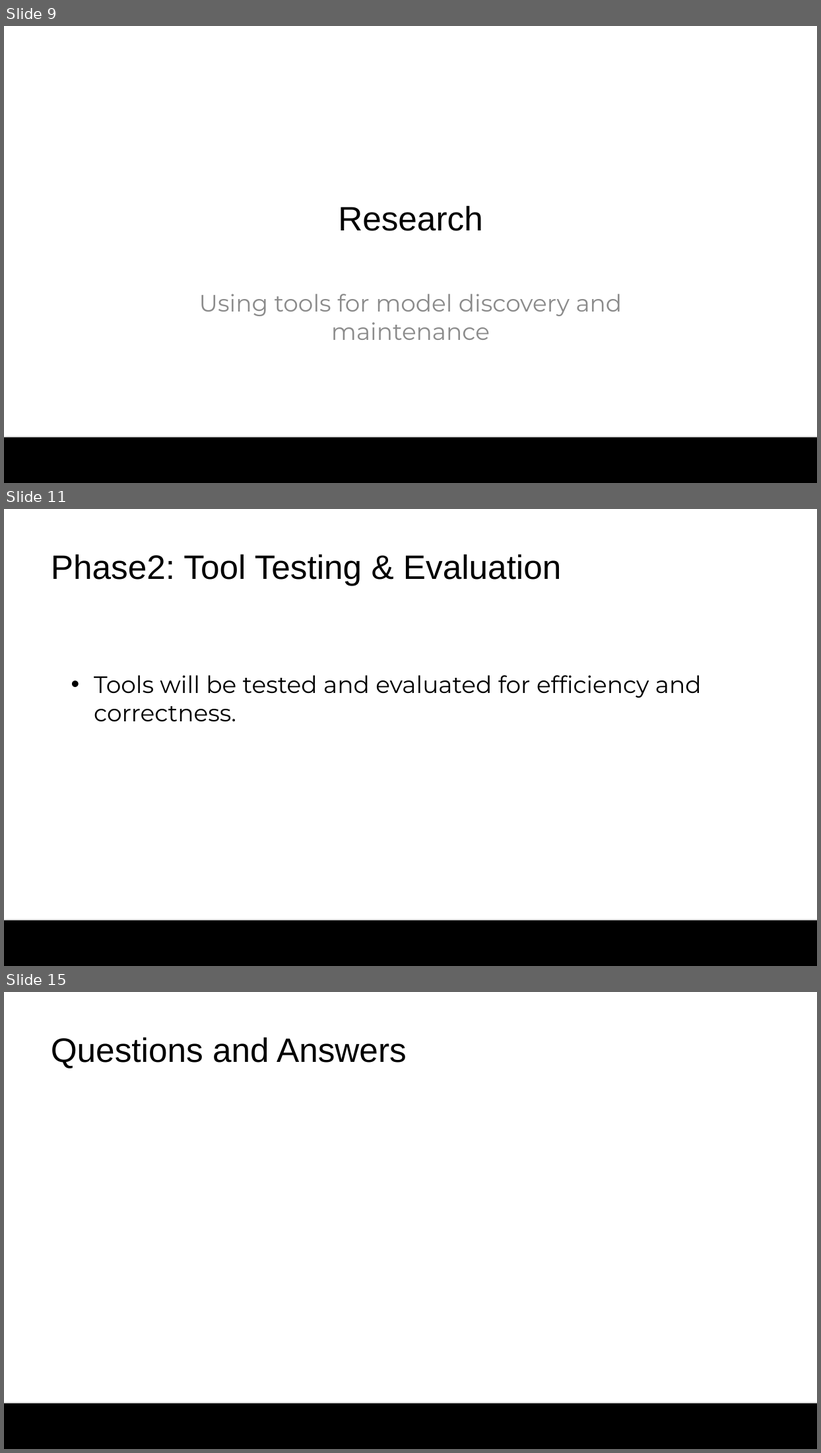
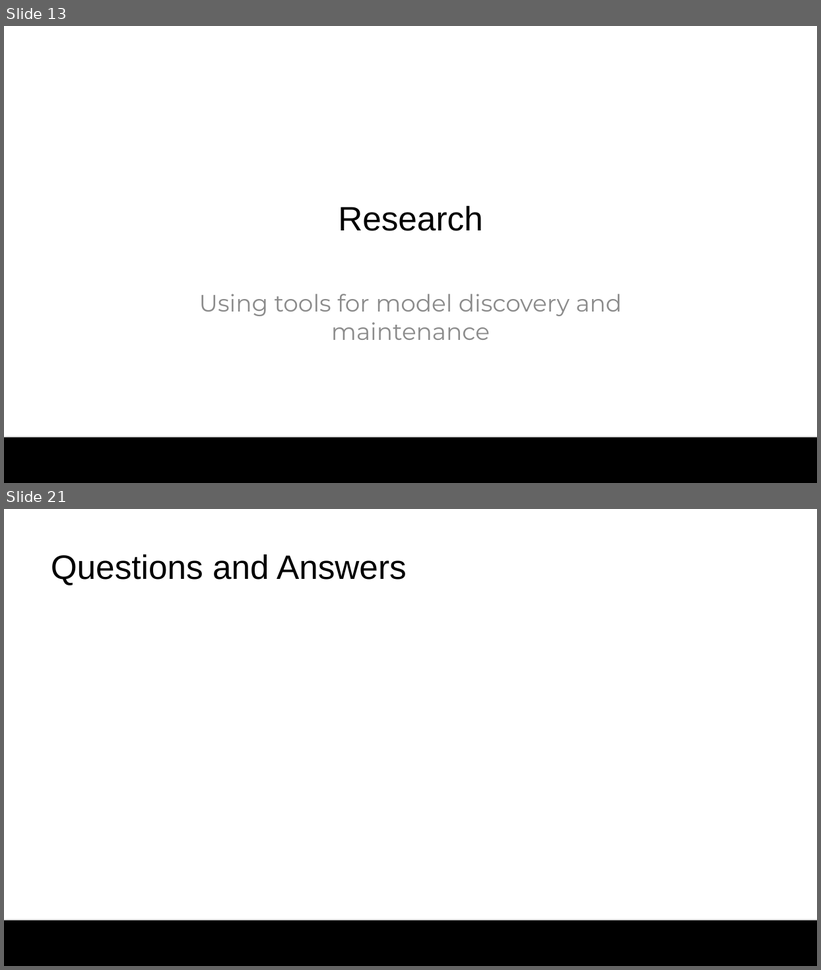
Before and after one commit to colby13king/cs5320-code, a slide deck: LicenseAssetManager/docs/Maintenance/MaintenancePresentation.pptx. Shown one above the other, each under a label of ours: slides 9, 11 and 15 before the commit, slides 13 and 21 after it; the slides between them are not shown. The pictures are 821x1453 and 821x970 pixels, drawn with LibreOffice and Linux fonts; fonts in the diff are those of the drawing; background and template pictures are left out. Boxes give left, top, right and bottom in pixels: in the first picture for what was removed or moved away, otherwise in the second. Text is boxed around its words. In the diff, an @@ line names an element or a change of style, - is before the commit and + after.

```diff
--- a/LicenseAssetManager/docs/Maintenance/MaintenancePresentation.pptx
+++ b/LicenseAssetManager/docs/Maintenance/MaintenancePresentation.pptx
@@ slide 11 removed at (x1=4, y1=509, x2=817, y2=966), background #FFFFFF; not listed: 1 template element that a slide beside it also shows @@
@@ title removed at (x1=51, y1=554, x2=562, y2=586) @@
-Phase2: Tool Testing & Evaluation
@@ text removed at (x1=94, y1=675, x2=702, y2=722) @@
-• Tools will be tested and evaluated for efficiency and correctness.
@@ what was slide 9 is now slide 13 @@
@@ what was slide 15 is now slide 21 @@
```
Also in this commit, not shown: 7 slides changed, 11 slides added, 4 other slides removed, 1 other file.
